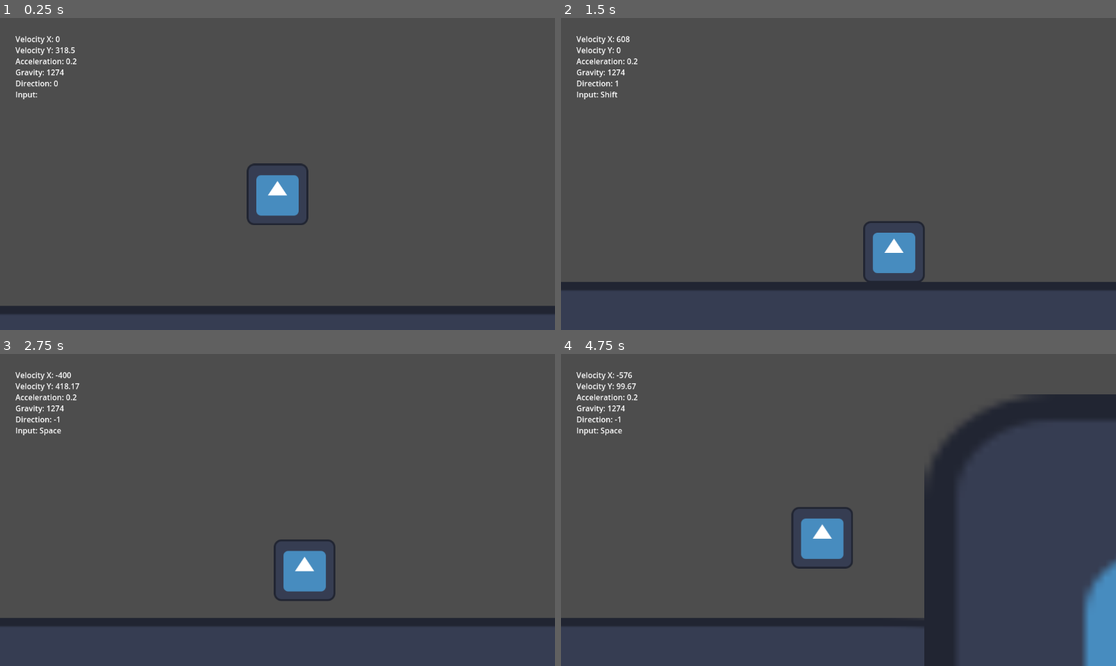
Above: before the commit, frames 1-4 (two rows, left to right).
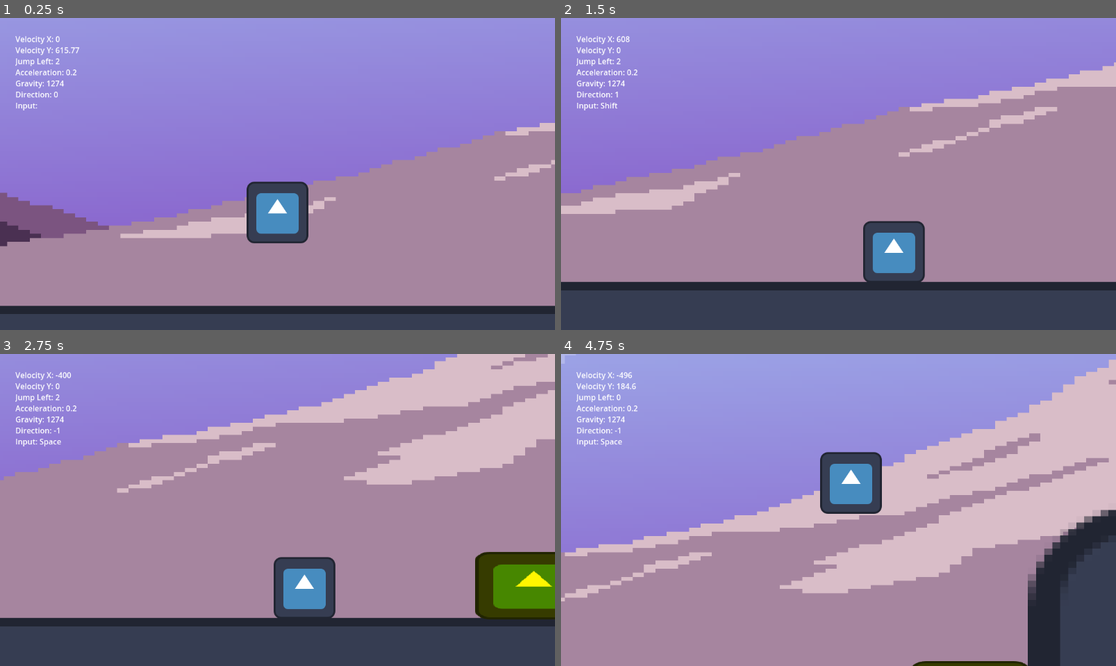
Above: after the commit, the same moments.

Repository: NxKuma/ISCS_Platformer
Game: Godot game, scene res://Scene/Main.tscn
Two runs of this game, one before a commit and one after it. Both use one fixed random seed, a clock stepped at 60 frames per second and the inputs below. The engine's default icon, where the game draws it, is replaced by a stand-in: a white triangle on a blue panel in a dark square.
Inputs:
- Up to frame 1 (0.25 s): no input
- Up to frame 2 (1.5 s): hold D (Right) from 0.53 s (still down); tap Space (Space) at 0.6 s; tap Shift (Run) at 1.35 s
- Up to frame 3 (2.75 s): tap Space (Space) at 1.55, 2.1 s; release D (Right) at 2.03 s; hold A (Left) from 2.03 s (still down)
- Up to frame 4 (4.75 s): release A (Left) at 2.78 s; hold D (Right) 2.78-4.28 s; tap Space (Space) at 2.85, 3.8, 4.35 s; hold Shift (Run) 3.53-4.28 s; hold A (Left) from 4.28 s (still down)

The runs differ from the first frame. In frame 1, 91% of the frame differs, in the area x 0-100%, y 0-93%; in frame 2, 82%; in frame 3, 83%; in frame 4, 97%, in the area x 0-100%, y 0-100%.

Commit message:
Added Mushroom and One Way Movement

Diff:
--- a/Scene/Debug.gd
+++ b/Scene/Debug.gd
@@ -10,5 +10,5 @@
 
 # Called every frame. 'delta' is the elapsed time since the previous frame.
 func _process(delta):
-	debug_string = "Velocity X: " + str(snappedf(player.velocity.x,0.01)) + "\nVelocity Y: " + str(snappedf(player.velocity.y,0.01)) +  "\nAcceleration: " + str(player.acceler …(113 unchanged characters)…
+	debug_string = "Velocity X: " + str(snappedf(player.velocity.x,0.01)) + "\nVelocity Y: " + str(snappedf(player.velocity.y,0.01)) + "\nJump Left: " + str(snappedf(player.jump_left,0.01)) + "\nAcceleration: " + str(player.acceler …(113 unchanged characters)…
 	label.set_text(debug_string)
--- a/Scene/Main.tscn
+++ b/Scene/Main.tscn
@@ -1,15 +1,21 @@
-[gd_scene load_steps=6 format=3 uid="uid://8ant17f7e4a3"]
+[gd_scene load_steps=7 format=3 uid="uid://8ant17f7e4a3"]
 
 [ext_resource type="Texture2D" uid="uid://5oontj5cffwx" path="res://icon.svg" id="1_fdxyj"]
+[ext_resource type="Texture2D" uid="uid://c6odb5jbbt4sp" path="res://Art/Sample Pic.png" id="1_tjqjc"]
 [ext_resource type="PackedScene" uid="uid://clrutr0or0pac" path="res://Scene/Character.tscn" id="1_vs660"]
 [ext_resource type="PackedScene" uid="uid://bwuvwpnvlh852" path="res://Scene/debug_layer.tscn" id="1_xi5u4"]
-
-[sub_resource type="WorldBoundaryShape2D" id="WorldBoundaryShape2D_mkhhk"]
 
 [sub_resource type="RectangleShape2D" id="RectangleShape2D_brri7"]
 size = Vector2(113.691, 221.962)
 
+[sub_resource type="WorldBoundaryShape2D" id="WorldBoundaryShape2D_mkhhk"]
+
 [node name="Main" type="Node2D"]
+
+[node name="SamplePic" type="Sprite2D" parent="."]
+position = Vector2(551, -122)
+scale = Vector2(11.7609, 4.25632)
+texture = ExtResource("1_tjqjc")
 
 [node name="DebugLayer" parent="." instance=ExtResource("1_xi5u4")]
 
@@ -35,30 +41,48 @@
 scale = Vector2(0.466758, 0.17906)
 texture = ExtResource("1_fdxyj")
 
-[node name="StaticBody2D" type="StaticBody2D" parent="."]
+[node name="Icon4" type="Sprite2D" parent="Icon"]
+modulate = Color(1, 0.964706, 0, 1)
+position = Vector2(46.7027, -79.3416)
+scale = Vector2(0.0671964, 0.25005)
+texture = ExtResource("1_fdxyj")
+
+[node name="Mushroom" type="StaticBody2D" parent="."]
+position = Vector2(-1294, 264)
+scale = Vector2(14.7036, 0.36414)
+
+[node name="CollisionShape2D5" type="CollisionShape2D" parent="Mushroom"]
+position = Vector2(217.498, 565.716)
+scale = Vector2(0.144644, 1.2285)
+shape = SubResource("RectangleShape2D_brri7")
+debug_color = Color(0.670588, 0.509804, 0, 0.419608)
+
+[node name="Floor" type="StaticBody2D" parent="."]
 position = Vector2(593, 530)
 collision_layer = 33
 collision_mask = 33
 
-[node name="CollisionShape2D" type="CollisionShape2D" parent="StaticBody2D"]
+[node name="CollisionShape2D" type="CollisionShape2D" parent="Floor"]
 scale = Vector2(18.0277, 1.37588)
 shape = SubResource("WorldBoundaryShape2D_mkhhk")
 
-[node name="CollisionShape2D2" type="CollisionShape2D" parent="StaticBody2D"]
+[node name="CollisionShape2D2" type="CollisionShape2D" parent="Floor"]
 position = Vector2(2478, 366)
 scale = Vector2(18.2996, 7.52492)
 shape = SubResource("RectangleShape2D_brri7")
 
-[node name="CollisionShape2D3" type="CollisionShape2D" parent="StaticBody2D"]
+[node name="CollisionShape2D3" type="CollisionShape2D" parent="Floor"]
 position = Vector2(-1887, -266)
 scale = Vector2(14.7036, 0.36414)
 shape = SubResource("RectangleShape2D_brri7")
 one_way_collision = true
+debug_color = Color(0.192157, 0.643137, 0, 0.419608)
 
-[node name="CollisionShape2D4" type="CollisionShape2D" parent="StaticBody2D"]
+[node name="CollisionShape2D4" type="CollisionShape2D" parent="Floor"]
 position = Vector2(-2172, -566)
 scale = Vector2(14.7036, 0.36414)
 shape = SubResource("RectangleShape2D_brri7")
+debug_color = Color(0.976471, 0.109804, 0.282353, 0.419608)
 
 [node name="Player" parent="." instance=ExtResource("1_vs660")]
 position = Vector2(595, 256)
--- a/Scripts/Player.gd
+++ b/Scripts/Player.gd
@@ -4,15 +4,14 @@
 var gravity: float = ProjectSettings.get_setting("physics/2d/default_gravity")
 var jump_left: int = 2
 var direction: int
-
-
+#-----------------------------------------------------------------------------------------------
 @onready var debug: CanvasLayer = $"../DebugLayer"
 @onready var collision_shape_2d: CollisionShape2D = $CollisionShape2D
-
+#-----------------------------------------------------------------------------------------------
 @export var walk_speed: int = 350
 @export var run_speed: int = 500
 @export var jump_velocity: float = -600.0
-
+#-----------------------------------------------------------------------------------------------
 @export_range(1,8) var gravity_level: float = 1
 @export_range(0,1) var jump_deccelerate: float = 0.5
 @export_range(0,1) var deccelerate: float = 0.1
@@ -22,25 +21,32 @@
 	gravity *= gravity_level
 
 func _physics_process(delta):
+#-----------------------------------------------------------------------------------------------
+	for i in get_slide_collision_count():
+		var collision = get_slide_collision(i)
+		if collision.get_collider().name == "Mushroom":
+			velocity.y = jump_velocity * 1.5
+			jump_left = 1
+#-----------------------------------------------------------------------------------------------
 	# Add the gravity.
 	if not is_on_floor():
-		velocity.y += gravity * delta
-	elif not is_on_floor() and velocity.y > 0:
-		velocity.y += gravity * delta * velocity.y
+		if velocity.y <= 0:
+			velocity.y += gravity * delta
+		else:
+			velocity.y += gravity * delta * 2
 	else:
 		jump_left = 2
 #-----------------------------------------------------------------------------------------------
 	# Handle jump.
-	if !Input.is_action_pressed("Down"):
-		if Input.is_action_just_pressed("Space") and (is_on_floor() or is_on_wall()):
-			velocity.y = jump_velocity
-			jump_left -= 1
-		elif Input.is_action_just_pressed("Space") and jump_left > 0:
-			velocity.y = jump_velocity
-			jump_left -= 1
+	if Input.is_action_just_pressed("Space") and (is_on_floor() or is_on_wall()):
+		velocity.y = jump_velocity
+		jump_left -= 1
+	elif Input.is_action_just_pressed("Space") and jump_left > 0:
+		velocity.y = jump_velocity
+		jump_left -= 1
 
-		if Input.is_action_just_released("Space") and velocity.y < 0:
-			velocity.y *= jump_deccelerate
+	if Input.is_action_just_released("Space") and velocity.y < 0:
+		velocity.y *= jump_deccelerate
 #-----------------------------------------------------------------------------------------------
 	#Handle Running
 	var speed:int
@@ -78,4 +84,5 @@
 #-----------------------------------------------------------------------------------------------
 
 func _input(event: InputEvent):
-	pass
+	if event.is_action_pressed("Down") and is_on_floor_only():
+		position.y += 1
--- a/project.godot
+++ b/project.godot
@@ -86,5 +86,6 @@
 
 [rendering]
 
+textures/canvas_textures/default_texture_filter=0
 renderer/rendering_method="gl_compatibility"
 renderer/rendering_method.mobile="gl_compatibility"
Binary file added: Art/Sample Pic.png
Not shown, added: Art/Sample Pic.png.import
